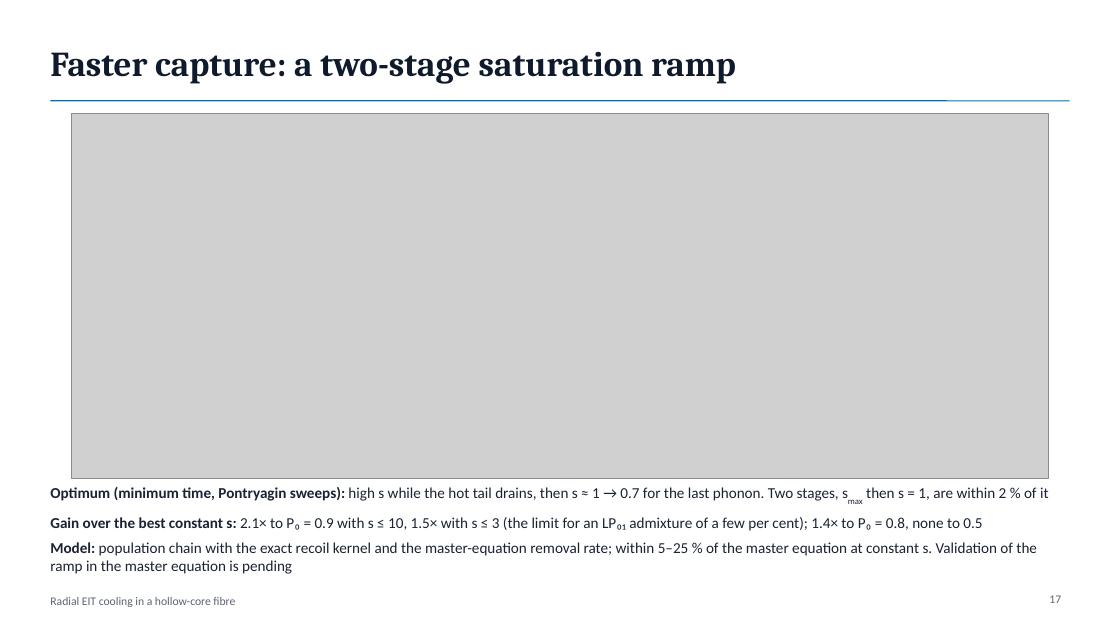
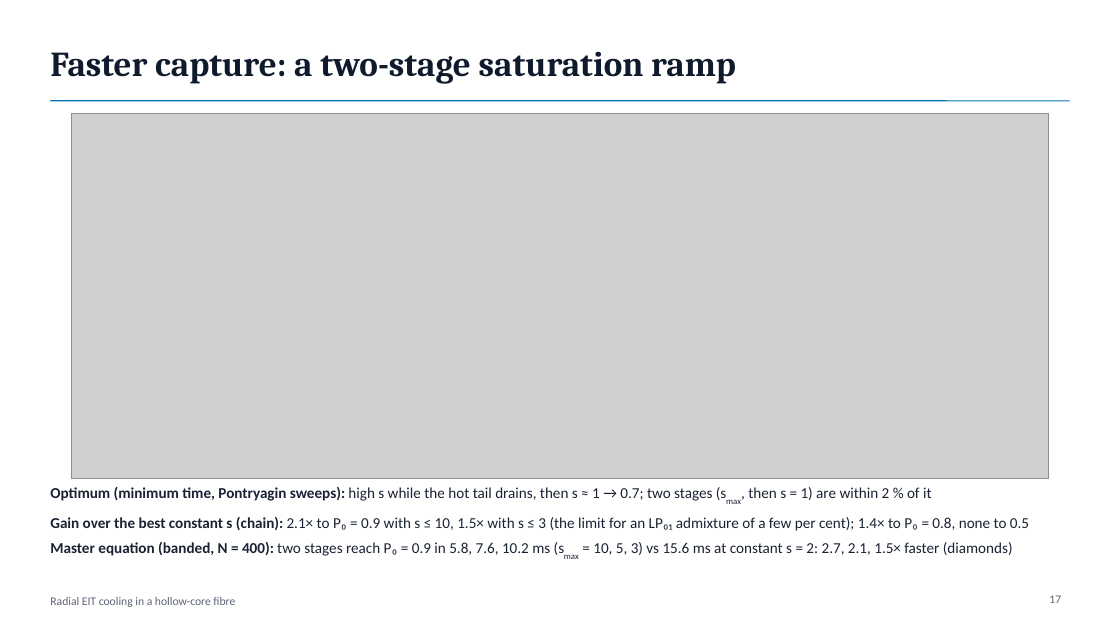
Before and after one commit to Leonardo-Razzai/hcf-eit-cooling, a slide deck: slide 17 of presentation/radial_eit_cooling_talk.pptx. Drawn at 1120x630 pixels with LibreOffice and Linux fonts; fonts in the diff are those of the drawing; grey boxes stand for pictures. Boxes give left, top, right and bottom in pixels: in the first picture for what was removed or moved away, otherwise in the second. Text is boxed around its words. In the diff, an @@ line names an element or a change of style, - is before the commit and + after.

```diff
--- a/presentation/radial_eit_cooling_talk.pptx
+++ b/presentation/radial_eit_cooling_talk.pptx
@@ text at [50, 487, 1029, 556]: text changed @@
-• Optimum (minimum time, Pontryagin sweeps): high s while the hot tail drains, then s ≈ 1 → 0.7 for the last phonon. Two stages, smax then s = 1, are within 2 % of it
-• Gain over the best constant s: 2.1× to P₀ = 0.9 with s ≤ 10, 1.5× with s ≤ 3 (the limit for an LP₀₁ admixture of a few per cent); 1.4× to P₀ = 0.8, none to 0.5
-• Model: population chain with the exact recoil kernel and the master-equation removal rate; within 5–25 % of the master equation at constant s. Validation of the ramp in the master equation is pending
+• Optimum (minimum time, Pontryagin sweeps): high s while the hot tail drains, then s ≈ 1 → 0.7; two stages (smax, then s = 1) are within 2 % of it
+• Gain over the best constant s (chain): 2.1× to P₀ = 0.9 with s ≤ 10, 1.5× with s ≤ 3 (the limit for an LP₀₁ admixture of a few per cent); 1.4× to P₀ = 0.8, none to 0.5
+• Master equation (banded, N = 400): two stages reach P₀ = 0.9 in 5.8, 7.6, 10.2 ms (smax = 10, 5, 3) vs 15.6 ms at constant s = 2: 2.7, 2.1, 1.5× faster (diamonds)
```
Also in this commit, not shown: 1 other slide changed, 4 other files.
